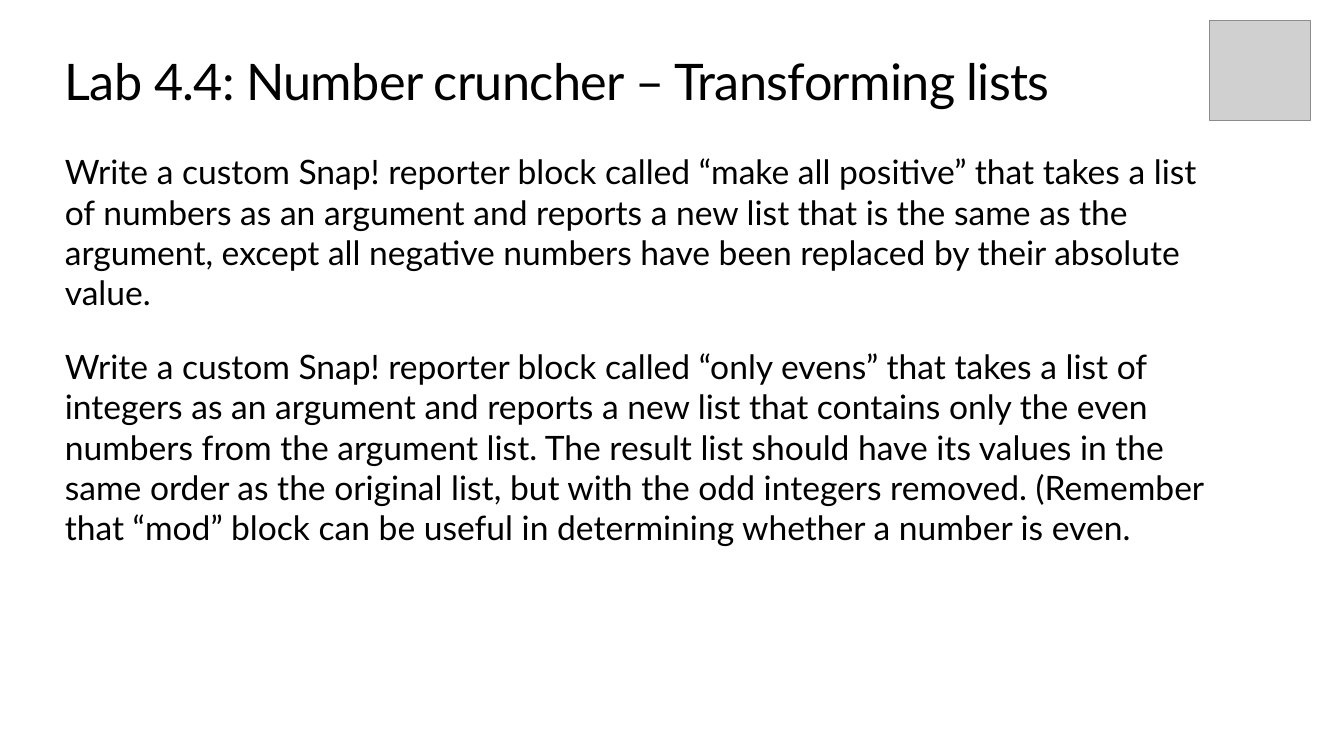
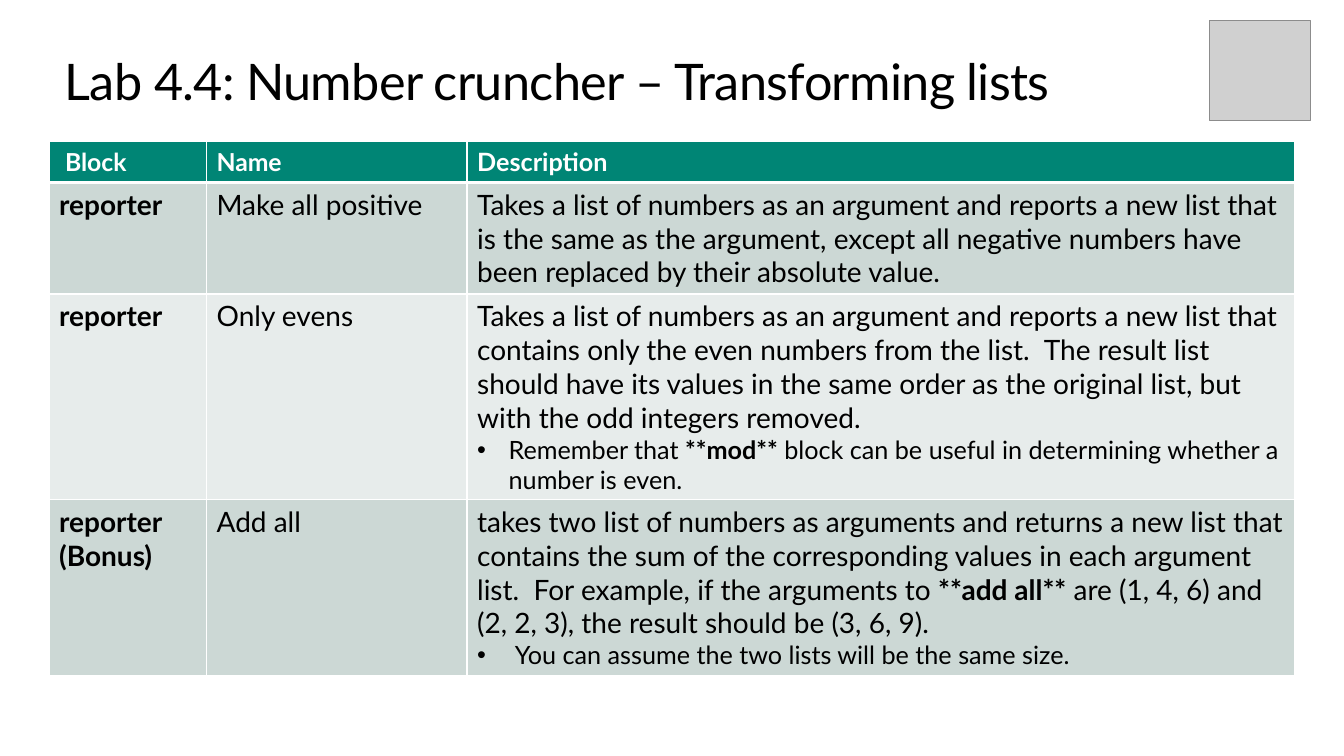
Before and after one commit to TEALSK12/introduction-to-computer-science, a slide deck: slide 7 of docs/slidedecks/TEALS SNAP 4.4.pptx. Drawn at 1344x756 pixels with LibreOffice and Linux fonts; fonts in the diff are those of the drawing; grey boxes stand for pictures; background and template pictures are left out. Boxes give left, top, right and bottom in pixels: in the first picture for what was removed or moved away, otherwise in the second. Text is boxed around its words. In the diff, an @@ line names an element or a change of style, - is before the commit and + after.

```diff
--- a/docs/slidedecks/TEALS SNAP 4.4.pptx
+++ b/docs/slidedecks/TEALS SNAP 4.4.pptx
@@ table added at (49,142,1296,674), 4 rows, 3 columns @@
+Block | Name | Description
+reporter | Make all positive | Takes a list of numbers as an argument and reports a new list that is the same as the argument, except all negative numbers have been replaced by their absolute value.
+reporter | Only evens | Takes a list of numbers as an argument and reports a new list that contains only the even numbers from the list. The result list should have its values in the same order as the original list, but with the odd integers removed. / Remember that **mod** block can be useful in determining whether a number is even.
+reporter (Bonus) | Add all | takes two list of numbers as arguments and returns a new list that contains the sum of the corresponding values in each argument list. For example, if the arguments to **add all** are (1, 4, 6) and (2, 2, 3), the result should be (3, 6, 9). / You can assume the two lists will be the same size.
@@ text removed at (65,158,1204,546) @@
-Write a custom Snap! reporter block called “make all positive” that takes a list of numbers as an argument and reports a new list that is the same as the argument, except all negative numbers have been replaced by their absolute value.
-Write a custom Snap! reporter block called “only evens” that takes a list of integers as an argument and reports a new list that contains only the even numbers from the argument list. The result list should have its values in the same order as the original list, but with the odd integers removed. (Remember that “mod” block can be useful in determining whether a number is even.
```
Also in this commit, not shown: 4 other slides changed, 1 slide removed, 25 other files.
